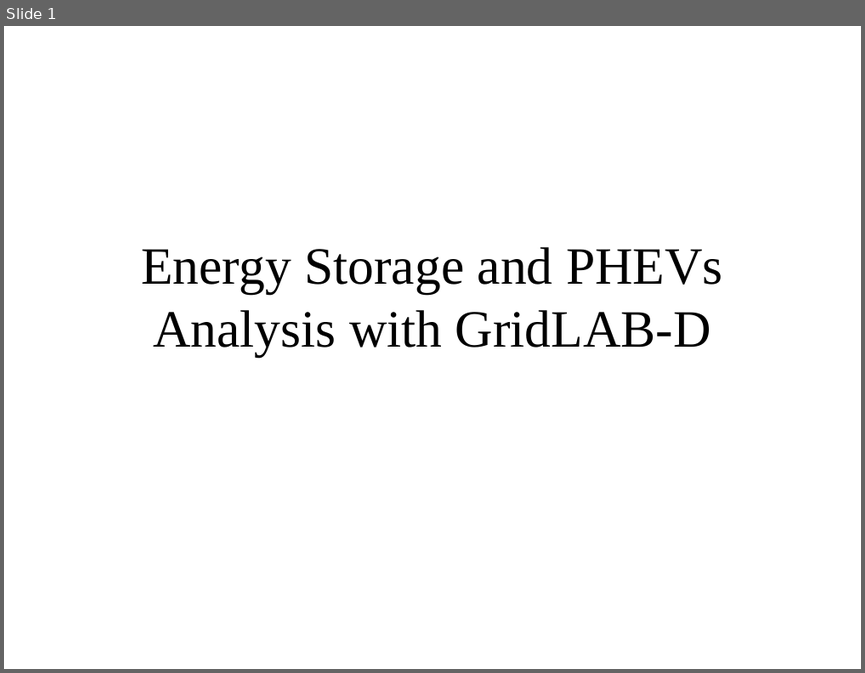
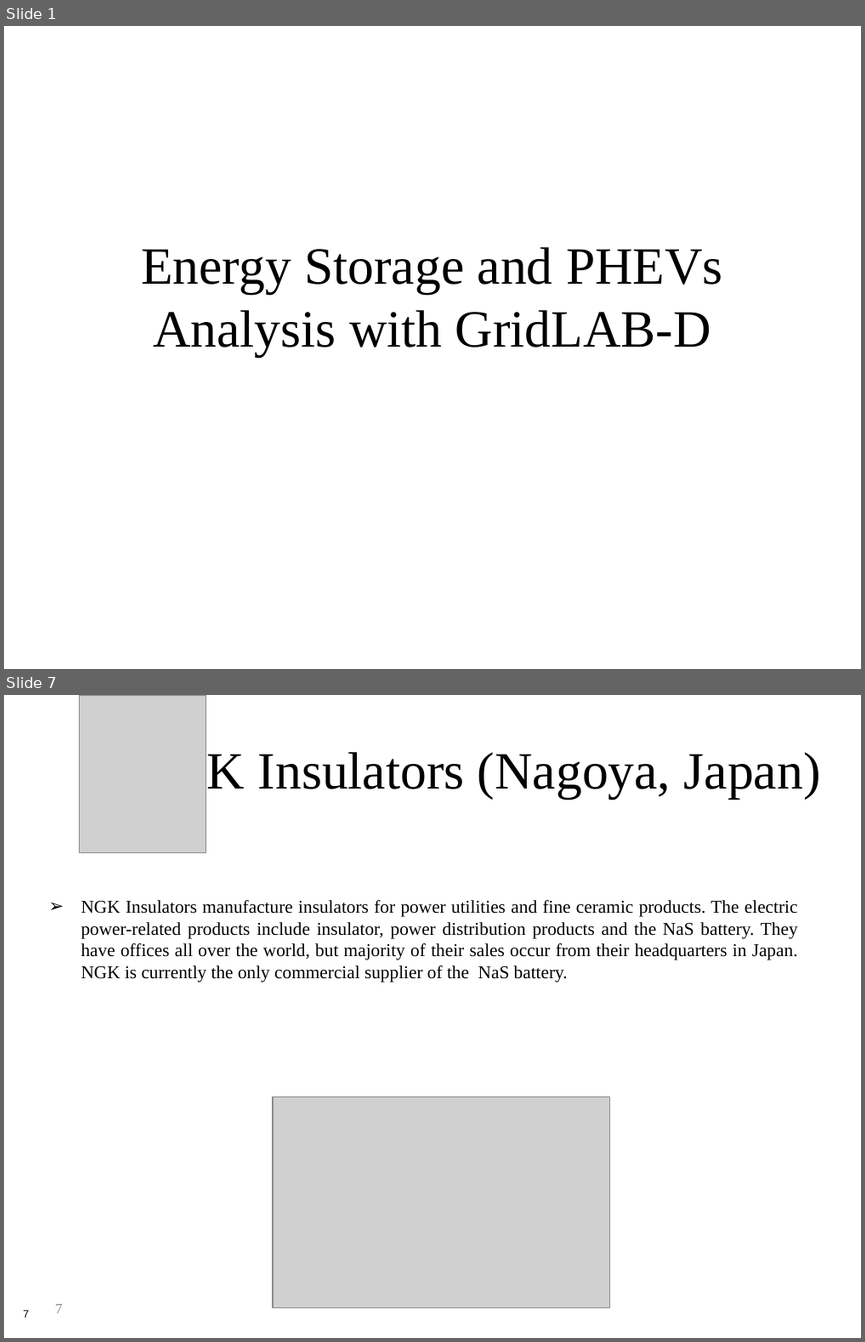
Before and after one commit to gridlab-d/course, a slide deck: Distribution_Analysis_Course/4.0 - Energy_Storage_and_PHEVs.ppt. Shown one above the other, each under a label of ours: slide 1 before the commit, slides 1 and 7 after it; the slides between them are not shown. The pictures are 865x673 and 865x1342 pixels, drawn with LibreOffice and Linux fonts; fonts in the diff are those of the drawing; grey boxes stand for pictures. Boxes give left, top, right and bottom in pixels: in the first picture for what was removed or moved away, otherwise in the second. Text is boxed around its words. In the diff, an @@ line names an element or a change of style, - is before the commit and + after.

```diff
--- a/Distribution_Analysis_Course/4.0 - Energy_Storage_and_PHEVs.ppt
+++ b/Distribution_Analysis_Course/4.0 - Energy_Storage_and_PHEVs.ppt
@@ slide 7 added at (x1=4, y1=695, x2=861, y2=1338), background #FFFFFF @@
@@ picture added at (x1=79, y1=695, x2=205, y2=852) @@
@@ title added at (x1=132, y1=747, x2=821, y2=798), 44 pt, text #000000 @@
+NGK Insulators (Nagoya, Japan)
@@ text added at (x1=81, y1=900, x2=798, y2=982), 15.2 pt, text #000000 @@
+➢ NGK Insulators manufacture insulators for power utilities and fine ceramic products. The electric power-related products include insulator, power distribution products and the NaS battery. They have offices all over the world, but majority of their sales occur from their headquarters in Japan. NGK is currently the only commercial supplier of the NaS battery.
@@ picture added at (x1=273, y1=1097, x2=610, y2=1307) @@
@@ page number added at (x1=55, y1=1304, x2=62, y2=1313), 12 pt, text #898989 @@
+7
@@ page number added at (x1=23, y1=1310, x2=29, y2=1317), 9 pt, text #000000 @@
+7
```
Also in this commit, not shown: 1 slide changed, 20 other slides added.
